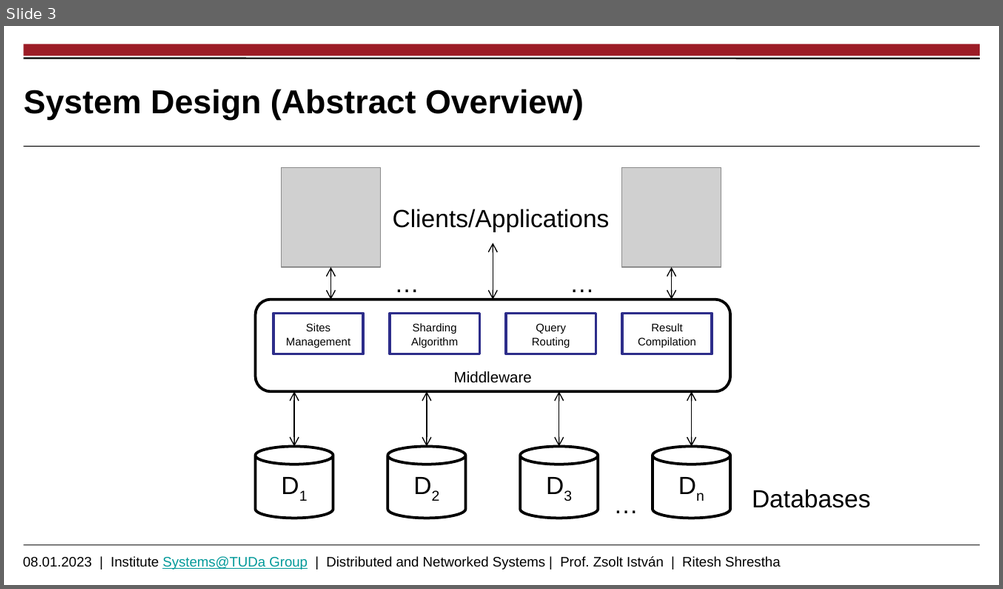
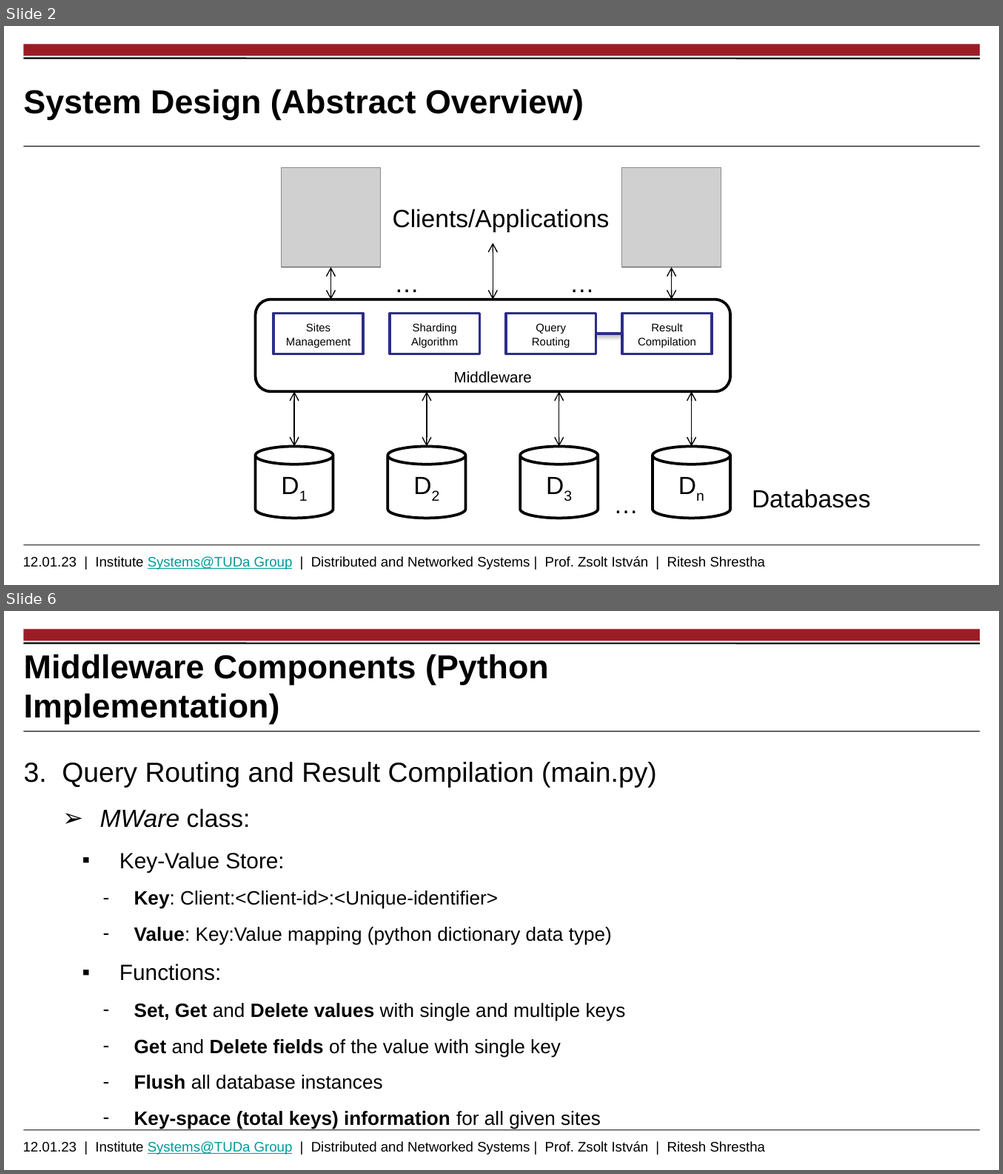
Before and after one commit to riteshCodes/sharded-distributed-databases, a slide deck: Documentation/Thesis_Presentation_Shrestha_Ritesh.pptx. Shown one above the other, each under a label of ours: slide 3 before the commit, slides 2 and 6 after it; the slides between them are not shown. The pictures are 1003x589 and 1003x1174 pixels, drawn with LibreOffice and Linux fonts; fonts in the diff are those of the drawing; grey boxes stand for pictures; background and template pictures are left out. Boxes give left, top, right and bottom in pixels: in the first picture for what was removed or moved away, otherwise in the second. Text is boxed around its words. In the diff, an @@ line names an element or a change of style, - is before the commit and + after.

```diff
--- a/Documentation/Thesis_Presentation_Shrestha_Ritesh.pptx
+++ b/Documentation/Thesis_Presentation_Shrestha_Ritesh.pptx
@@ slide 6 added at (4, 611, 999, 1170), background #FFFFFF; not listed: 5 template elements that a slide beside it also shows @@
@@ title added at (24, 654, 549, 724), 24 pt, text #000000, bold @@
+Middleware Components (Python Implementation)
@@ text added at (24, 762, 657, 1130), 14 pt, text #000000 @@
+3. Query Routing and Result Compilation (main.py)
+    ➢ MWare class:
+      ▪ Key-Value Store:
+        – Key: Client:<Client-id>:<Unique-identifier>
+        – Value: Key:Value mapping (python dictionary data type)
+      ▪ Functions:
+        – Set, Get and Delete values with single and multiple keys
+        – Get and Delete fields of the value with single key
+        – Flush all database instances
+        – Key-space (total keys) information for all given sites
@@ what was slide 3 is now slide 2 @@
@@ slide 2 changed as well @@
@@ line added from (596, 335) to (622, 335), #2D2D8A 2 pt @@
@@ text at (23, 557, 765, 570): text changed @@
-08.01.2023 | Institute Systems@TUDa Group | Distributed and Networked Systems | Prof. Zsolt István | Ritesh Shrestha
+12.01.23 | Institute Systems@TUDa Group | Distributed and Networked Systems | Prof. Zsolt István | Ritesh Shrestha
```
Also in this commit, not shown: 1 other slide changed, 3 other slides added, 2 slides removed, 3 other files.
